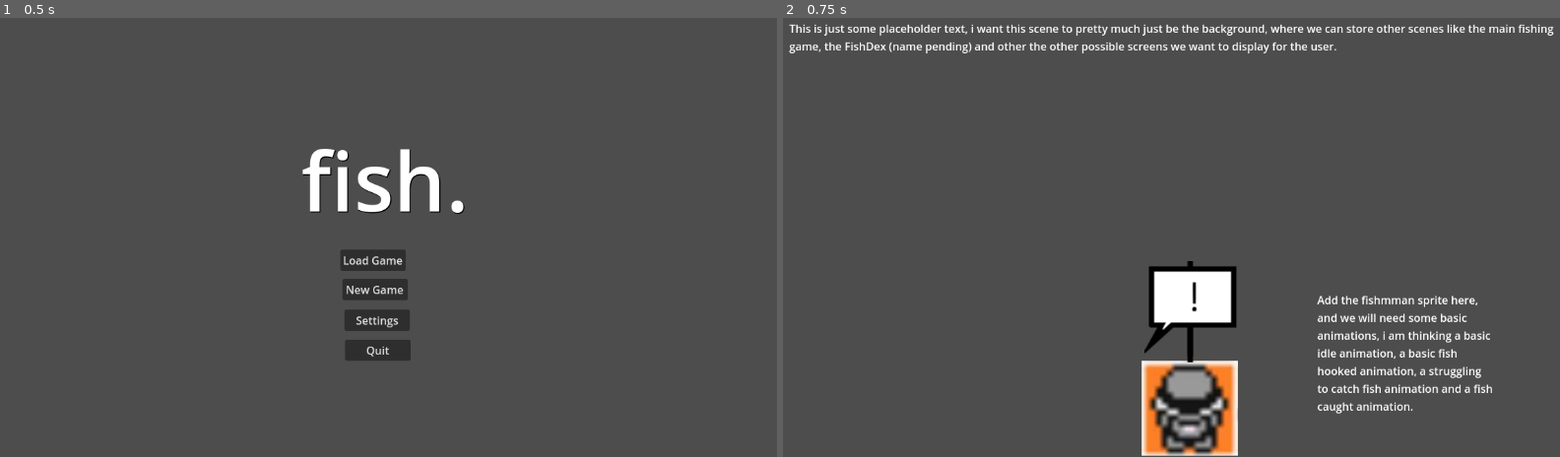
Above: before the commit, frames 1-2 (left to right).
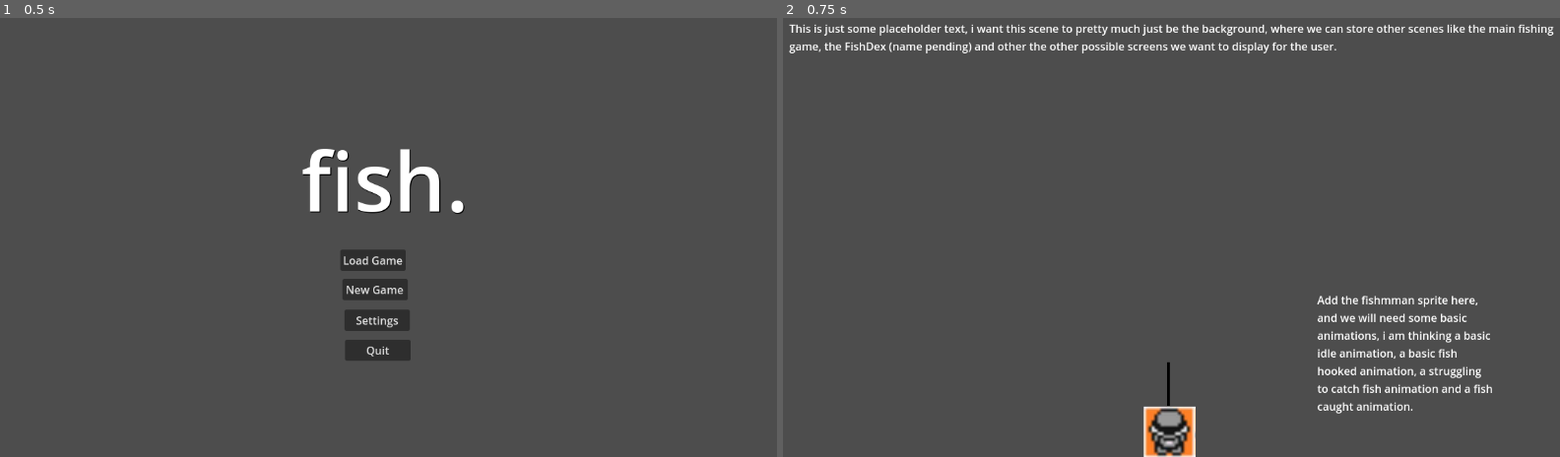
Above: after the commit, the same moments.

Repository: p4ntz/fish
Game: Godot game, scene res://Scenes/Title Screen.tscn
Same seed, same stepped clock (60 frames per second), same inputs: the game is played once before the commit and once after it.
Inputs:
- Up to frame 1 (0.5 s): no input
- Up to frame 2 (0.75 s): click "New Game" at 0.5 s

Frame 1 is identical in both runs. In frame 2, 4.1% of the frame differs, in the area x 46-59%, y 55-100%.

Commit message:
Mostly working

Diff:
--- a/Scenes/fisher.tscn
+++ b/Scenes/fisher.tscn
@@ -1,10 +1,12 @@
-[gd_scene load_steps=4 format=3 uid="uid://buad1dyyyy7aw"]
+[gd_scene load_steps=5 format=3 uid="uid://buad1dyyyy7aw"]
 
+[ext_resource type="Script" path="res://Scripts/Fisher.gd" id="1_4qm21"]
 [ext_resource type="Texture2D" uid="uid://1rai4xu0bm1u" path="res://Sprites/Fisher.png" id="1_ieamg"]
 [ext_resource type="Texture2D" uid="uid://dk0pai61bsa1k" path="res://Sprites/FisherAbove1.png" id="2_n4rv7"]
 [ext_resource type="Texture2D" uid="uid://dhakhv7yq24cm" path="res://Sprites/FisherAbove2.png" id="3_tae2p"]
 
 [node name="Fisher" type="Node2D"]
+script = ExtResource("1_4qm21")
 
 [node name="Label" type="Label" parent="."]
 offset_left = 788.0
@@ -15,13 +17,16 @@
 autowrap_mode = 3
 
 [node name="FisherSprite" type="Sprite2D" parent="."]
-position = Vector2(602, 577)
+position = Vector2(572, 611)
+scale = Vector2(0.532374, 0.532374)
 texture = ExtResource("1_ieamg")
 
 [node name="Indicator1" type="Sprite2D" parent="."]
-position = Vector2(602, 440)
+position = Vector2(570, 541)
+scale = Vector2(0.503546, 0.460432)
 texture = ExtResource("2_n4rv7")
 
 [node name="Indicator2" type="Sprite2D" parent="."]
-position = Vector2(606, 431)
+position = Vector2(572, 538)
+scale = Vector2(0.453901, 0.482014)
 texture = ExtResource("3_tae2p")
--- a/Scenes/fishing.tscn
+++ b/Scenes/fishing.tscn
@@ -1,3 +1,42 @@
-[gd_scene format=3 uid="uid://okyw50n3bdhe"]
+[gd_scene load_steps=3 format=3 uid="uid://okyw50n3bdhe"]
+
+[ext_resource type="Script" path="res://Scripts/FishingGame.gd" id="1_xpvtt"]
+[ext_resource type="Texture2D" uid="uid://dbymi8a7pd0" path="res://Sprites/lil Fish.png" id="2_xsjkn"]
 
 [node name="Fishing" type="Node2D"]
+script = ExtResource("1_xpvtt")
+
+[node name="RodHealthBar" type="ProgressBar" parent="."]
+offset_left = 1085.0
+offset_top = 97.0
+offset_right = 1118.0
+offset_bottom = 609.0
+fill_mode = 3
+
+[node name="CatchProgressBar" type="ProgressBar" parent="."]
+offset_left = 156.0
+offset_top = 37.0
+offset_right = 1035.0
+offset_bottom = 64.0
+
+[node name="FishStaminaBar" type="ProgressBar" parent="."]
+offset_left = 24.0
+offset_top = 96.0
+offset_right = 57.0
+offset_bottom = 608.0
+fill_mode = 3
+
+[node name="NeutralFish" type="Sprite2D" parent="."]
+position = Vector2(575, 345)
+scale = Vector2(0.63, 0.5975)
+texture = ExtResource("2_xsjkn")
+
+[node name="LeftFish" type="Sprite2D" parent="."]
+position = Vector2(263, 356)
+scale = Vector2(0.63, 0.5975)
+texture = ExtResource("2_xsjkn")
+
+[node name="RightFish" type="Sprite2D" parent="."]
+position = Vector2(877, 351)
+scale = Vector2(0.63, 0.5975)
+texture = ExtResource("2_xsjkn")
--- a/Scripts/Fisher.gd
+++ b/Scripts/Fisher.gd
@@ -54,7 +54,7 @@
 		try_catch_fish()
 
 	# Check for mouse click
-	elif event.is_action_pressed("ui_click"):  # You'll need to set this up in project settings
+	elif event.is_action_pressed("ui_click"):
 		if event is InputEventMouseButton:
 			# Check if click is within fisher or indicator area
 			if is_click_in_area(event.position):
@@ -70,11 +70,7 @@
 	return click_rect.has_point(local_pos)
 
 func try_catch_fish():
-	if indicator_active.visible:  # If there's a fish available
-		print("Fish caught!")
+	if indicator_active.visible:
+		print("fish. start!")
 		catch_window_timer.stop()
-		indicator_normal.visible = true
-		indicator_active.visible = false
-
-		# Start the next fish spawn timer
-		start_fish_timer()
+		get_tree().change_scene_to_file("res://Scenes/fishing.tscn")
--- /dev/null
+++ b/Scripts/FishingGame.gd
@@ -0,0 +1,144 @@
+extends Node2D
+
+# Bar nodes
+@onready var rod_health_bar = $RodHealthBar
+@onready var fish_stamina_bar = $FishStaminaBar
+@onready var catch_progress_bar = $CatchProgressBar
+
+# Sprite nodes for fish direction indicators
+@onready var left_sprites = [$LeftFish]
+@onready var right_sprites = [$RightFish]
+@onready var neutral_sprites = [$NeutralFish]
+
+# Game parameters
+var max_rod_health := 100.0
+var current_rod_health := 100.0
+var max_fish_stamina := 100.0
+var current_fish_stamina := 100.0
+var catch_progress := 0.0
+
+# Fish state
+var fish_direction := "none"  # "left", "right", or "none"
+var direction_timer: Timer
+var is_fish_tired := false
+
+# Constants for balance tuning
+const STAMINA_DRAIN_RATE := 30.0
+const ROD_DAMAGE_RATE := 40.0
+const BASE_CATCH_RATE := 4
+const HELD_CATCH_MULTIPLIER := 5.0
+
+func _ready():
+	# Setup initial bar values
+	rod_health_bar.max_value = max_rod_health
+	rod_health_bar.value = current_rod_health
+
+	fish_stamina_bar.max_value = max_fish_stamina
+	fish_stamina_bar.value = current_fish_stamina
+
+	catch_progress_bar.max_value = 100
+	catch_progress_bar.value = catch_progress
+
+	# Setup direction timer
+	direction_timer = Timer.new()
+	add_child(direction_timer)
+	direction_timer.wait_time = 1.0
+	direction_timer.timeout.connect(change_fish_direction)
+	direction_timer.start()
+
+	# Initialize sprites
+	update_direction_sprites("none")
+
+func _process(delta):
+	if current_fish_stamina <= 0:
+		handle_tired_state(delta)
+	else:
+		handle_active_state(delta)
+
+	# Always increase catch progress
+	var catch_rate = BASE_CATCH_RATE
+	if Input.is_action_pressed("ui_down"):
+		catch_rate *= HELD_CATCH_MULTIPLIER
+	catch_progress += catch_rate * delta
+
+	# Update all bars
+	rod_health_bar.value = current_rod_health
+	fish_stamina_bar.value = current_fish_stamina
+	catch_progress_bar.value = catch_progress
+
+	if catch_progress >= 100:
+		print("Fish caught!")
+		get_tree().change_scene_to_file("res://Scenes/game_background.tscn")
+
+func handle_tired_state(delta):
+	is_fish_tired = true
+	direction_timer.stop()  # Stop changing directions while tired
+	fish_direction = "none"  # No direction when tired
+	update_direction_sprites("none")  # Update sprites to "neutral"
+
+	# Restore stamina at the same rate it was drained
+	current_fish_stamina += STAMINA_DRAIN_RATE * delta
+	print("Restoring stamina: ", current_fish_stamina)
+
+	# Cap stamina at the maximum value
+	if current_fish_stamina >= max_fish_stamina:
+		current_fish_stamina = max_fish_stamina
+		is_fish_tired = false  # Switch back to active once stamina is full
+		print("Fish is no longer tired.")
+		direction_timer.start()  # Resume changing directions
+
+
+func handle_active_state(delta):
+	var player_direction = get_player_direction()
+
+	if player_direction != "none":
+		if player_direction == fish_direction:
+			# Correct direction held - drain fish stamina
+			current_fish_stamina -= STAMINA_DRAIN_RATE * delta
+			print("Good pull!")
+		else:
+			# Wrong direction held - damage fishing rod
+			current_rod_health -= ROD_DAMAGE_RATE * delta
+			print("Wrong direction - damaging rod!")
+
+	# Damage rod if pulling down during active fishing
+	if Input.is_action_pressed("ui_down") and not is_fish_tired:
+		current_rod_health -= ROD_DAMAGE_RATE * delta
+		print("Down pressed - damaging rod!")
+
+	# Check for rod break
+	if current_rod_health <= 0:
+		print("Rod broke!")
+		get_tree().change_scene_to_file("res://Scenes/game_background.tscn")
+
+func get_player_direction() -> String:
+	if Input.is_action_pressed("ui_left"):
+		return "left"
+	elif Input.is_action_pressed("ui_right"):
+		return "right"
+	return "none"
+
+func change_fish_direction():
+	if not is_fish_tired:
+		# Randomly choose left or right
+		fish_direction = "left" if randf() < 0.5 else "right"
+		update_direction_sprites(fish_direction)
+		print("Fish moved " + fish_direction)
+
+func update_direction_sprites(direction: String):
+	# Hide all sprites first
+	for sprite in left_sprites + right_sprites + neutral_sprites:
+		sprite.hide()
+
+	# Show the appropriate sprites based on direction
+	var sprites_to_show = []
+	match direction:
+		"left":
+			sprites_to_show = left_sprites
+		"right":
+			sprites_to_show = right_sprites
+		"none":
+			sprites_to_show = neutral_sprites
+
+	for sprite in sprites_to_show:
+		sprite.show()
Binary file added: Sprites/lil Fish.png
Not shown, added: Sprites/lil Fish.png.import
